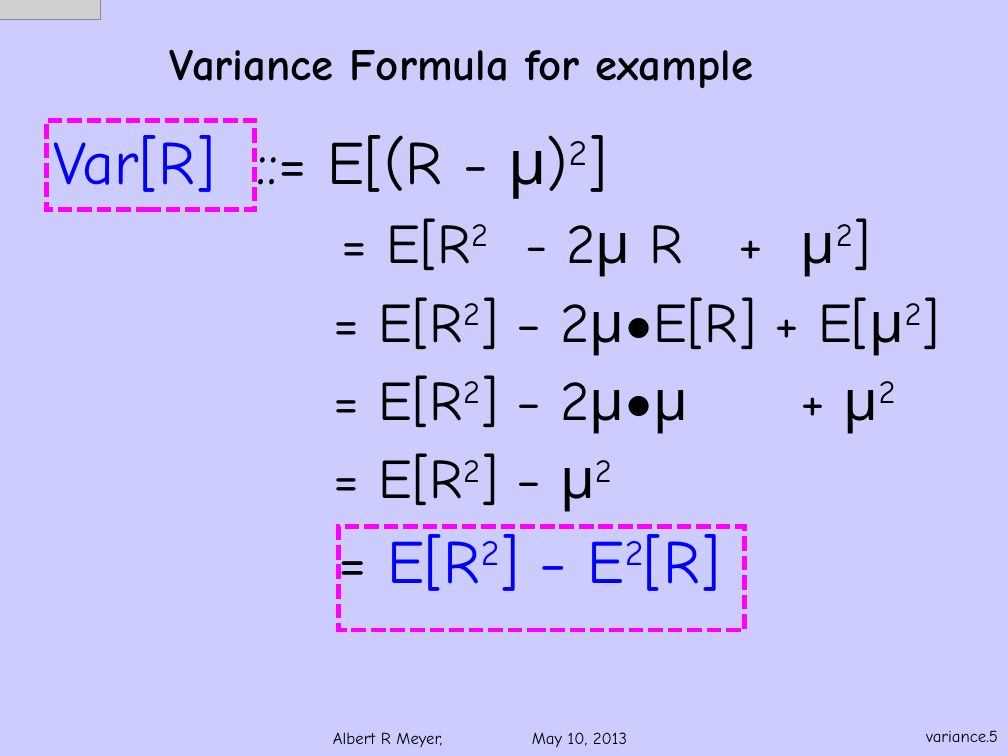
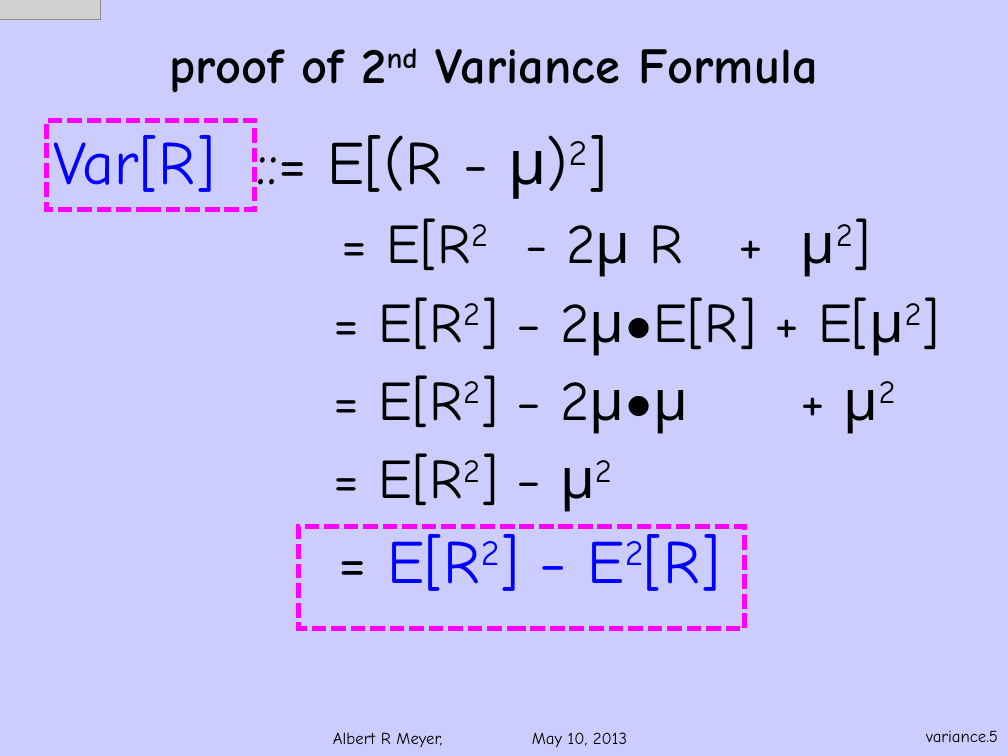
Before and after one commit to armeyer/mcs_web, a slide deck: slide 5 of spring13/slides13/deviation-variance.pptx. Drawn at 1008x756 pixels with LibreOffice and Linux fonts; fonts in the diff are those of the drawing; grey boxes stand for pictures; background and template pictures are left out. Boxes give left, top, right and bottom in pixels: in the first picture for what was removed or moved away, otherwise in the second. Text is boxed around its words. In the diff, an @@ line names an element or a change of style, - is before the commit and + after.

```diff
--- a/spring13/slides13/deviation-variance.pptx
+++ b/spring13/slides13/deviation-variance.pptx
@@ title at [170, 49, 817, 92]: text changed; size 32 to 36 pt @@
-Variance Formula for example
+proof of 2nd Variance Formula
@@ rectangle: place and size @@
-rectangle at [339, 526, 745, 630]
+rectangle at [298, 526, 745, 628]
```
Also in this commit, not shown: 2 other slides changed, 4 other files.
